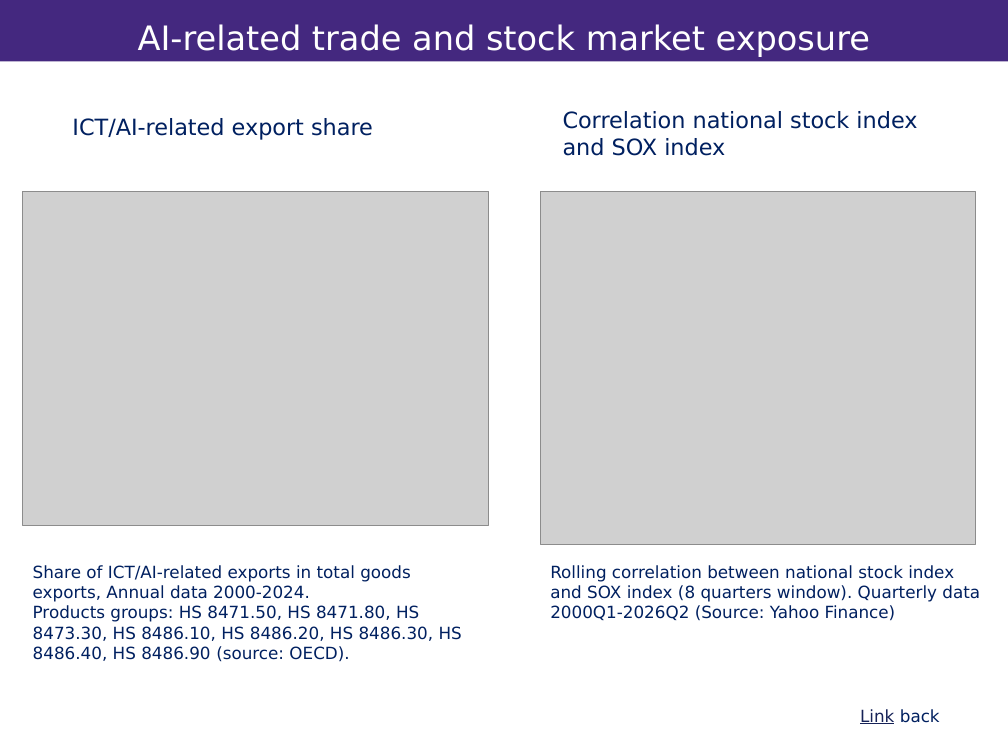
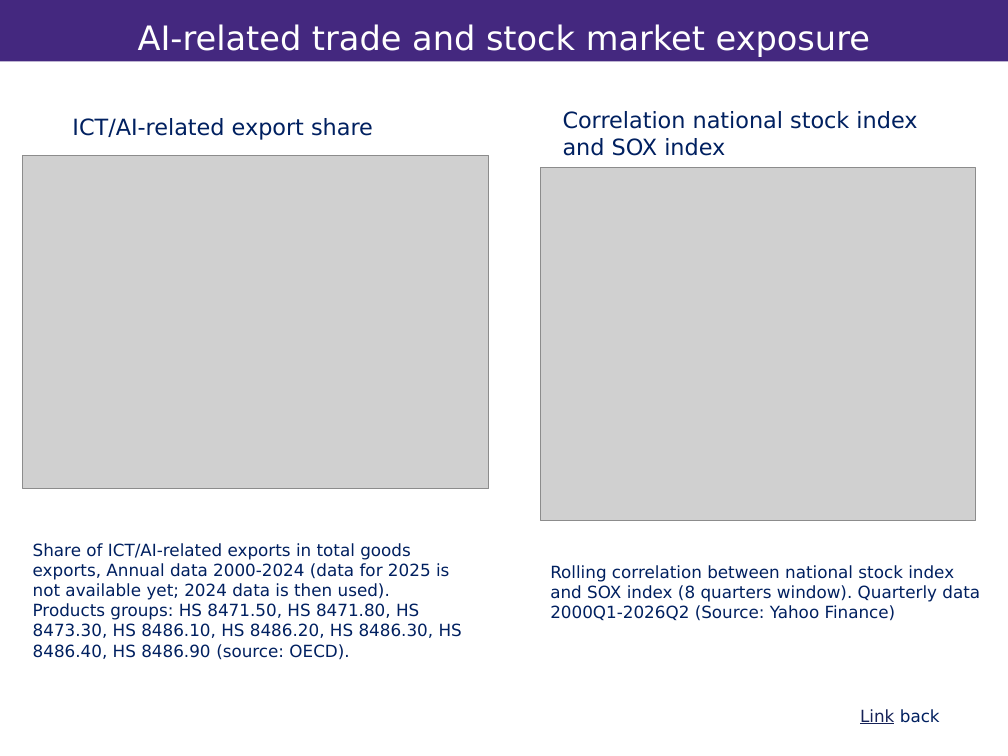
Before and after one commit to vandenEnd/scripts, a slide deck: slide 14 of Resilience.pptx. Drawn at 1008x756 pixels with LibreOffice and Linux fonts; fonts in the diff are those of the drawing; grey boxes stand for pictures; background and template pictures are left out. Boxes give left, top, right and bottom in pixels: in the first picture for what was removed or moved away, otherwise in the second. Text is boxed around its words. In the diff, an @@ line names an element or a change of style, - is before the commit and + after.

```diff
--- a/Resilience.pptx
+++ b/Resilience.pptx
@@ picture: place and size @@
-picture at [23, 192, 489, 525]
+picture at [23, 155, 489, 489]
@@ picture: place and size @@
-picture at [540, 192, 976, 544]
+picture at [540, 168, 976, 521]
@@ text "Share of ICT/AI-related exports in ...": place and size @@
-text "Share of ICT/AI-related exports in ..." at [33, 565, 462, 662]
+text "Share of ICT/AI-related exports in ..." at [33, 543, 462, 660]
@@ text at [33, 543, 449, 600]: text changed @@
-Share of ICT/AI-related exports in total goods exports, Annual data 2000-2024.
+Share of ICT/AI-related exports in total goods exports, Annual data 2000-2024 (data for 2025 is not available yet; 2024 data is then used).
```
Also in this commit, not shown: 5 other slides changed.
